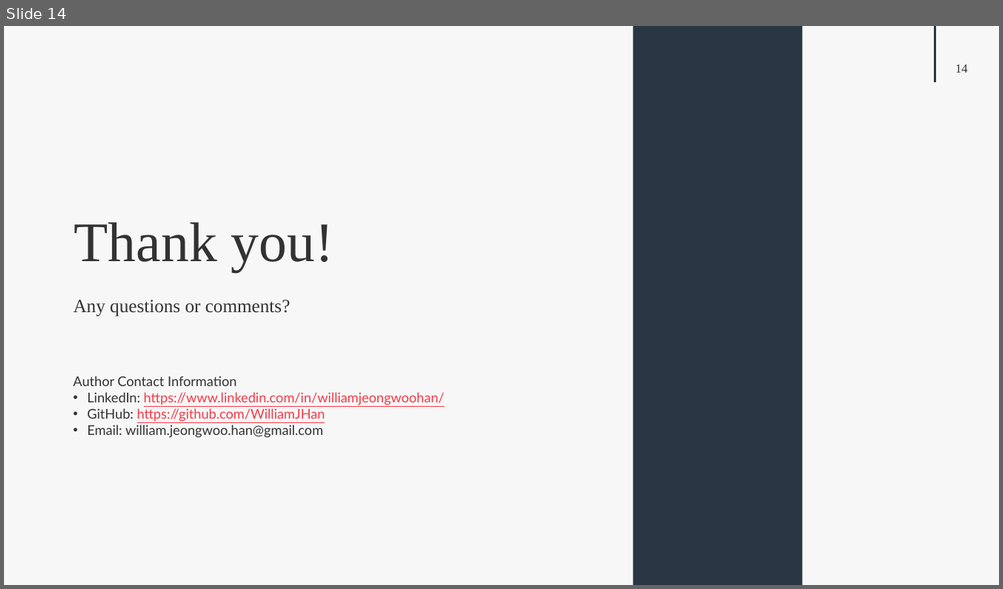
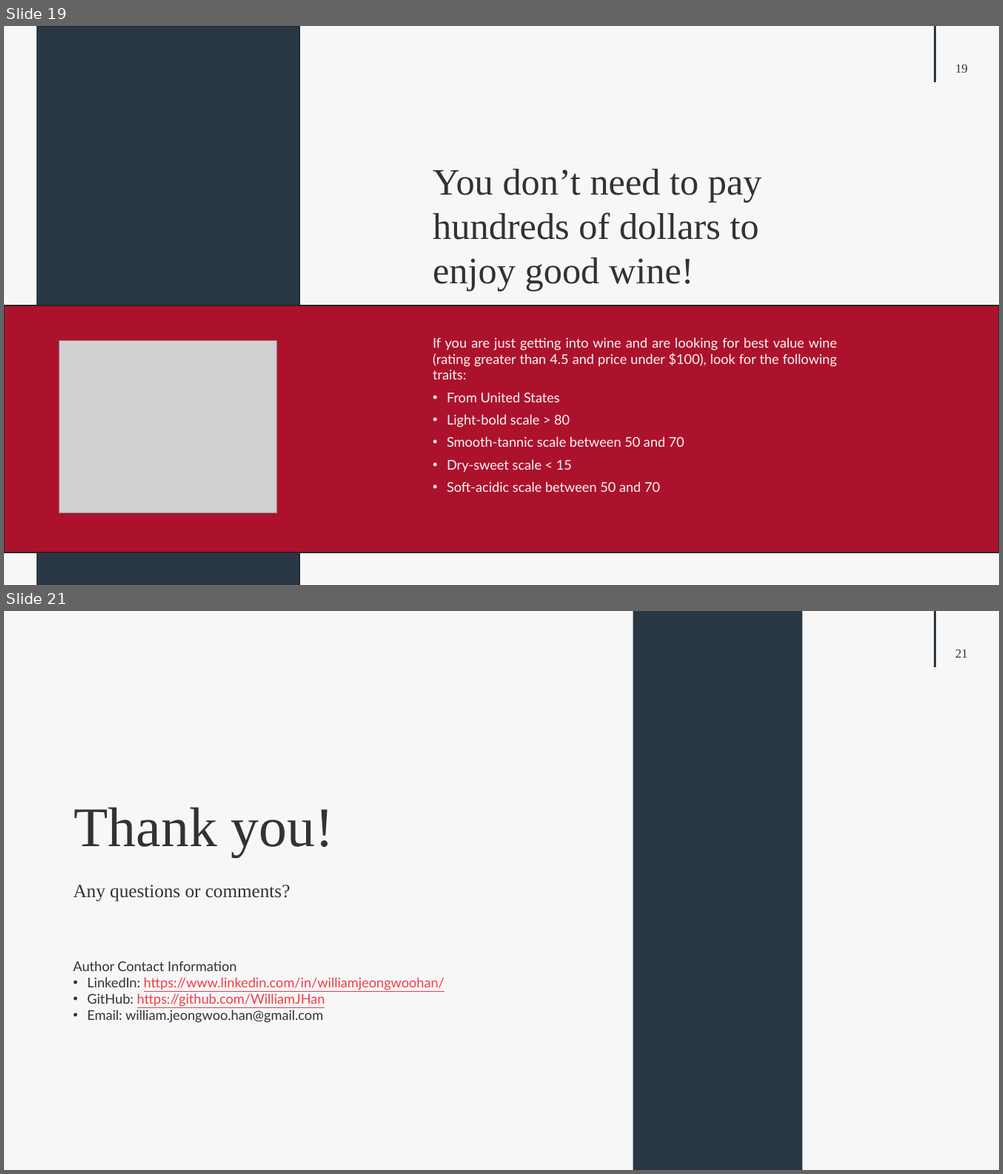
Before and after one commit to WilliamJHan/Selenium_Vivino, a slide deck: Vivino_Presentation.pptx. Shown one above the other, each under a label of ours: slide 14 before the commit, slides 19 and 21 after it; the slides between them are not shown. The pictures are 1003x589 and 1003x1174 pixels, drawn with LibreOffice and Linux fonts; fonts in the diff are those of the drawing; grey boxes stand for pictures. Boxes give left, top, right and bottom in pixels: in the first picture for what was removed or moved away, otherwise in the second. Text is boxed around its words. In the diff, an @@ line names an element or a change of style, - is before the commit and + after.

```diff
--- a/Vivino_Presentation.pptx
+++ b/Vivino_Presentation.pptx
@@ slide 19 added at box(4, 26, 999, 585), background #F7F7F7; not listed: 2 template elements that a slide beside it also shows @@
@@ rectangle added at box(37, 26, 299, 585), fill #293744, outline #1E2932 1 pt @@
@@ text added at box(432, 169, 762, 292), 36 pt, text #323232 @@
+You don’t need to pay hundreds of dollars to enjoy good wine!
@@ rectangle added at box(4, 306, 999, 553), fill #AD122D, outline #252525 1 pt @@
@@ picture added at box(60, 340, 277, 513) @@
@@ text added at box(432, 338, 836, 492), 13 pt, text #F7F7F7 @@
+If you are just getting into wine and are looking for best value wine (rating greater than 4.5 and price under $100), look for the following traits:
+• From United States
+• Light-bold scale > 80
+• Smooth-tannic scale between 50 and 70
+• Dry-sweet scale < 15
+• Soft-acidic scale between 50 and 70
@@ what was slide 14 is now slide 21 @@
@@ page number at box(955, 649, 967, 658): text changed @@
-14
+21
```
Also in this commit, not shown: 6 slides changed, 7 other slides added, 1 slide removed, 16 other files.
